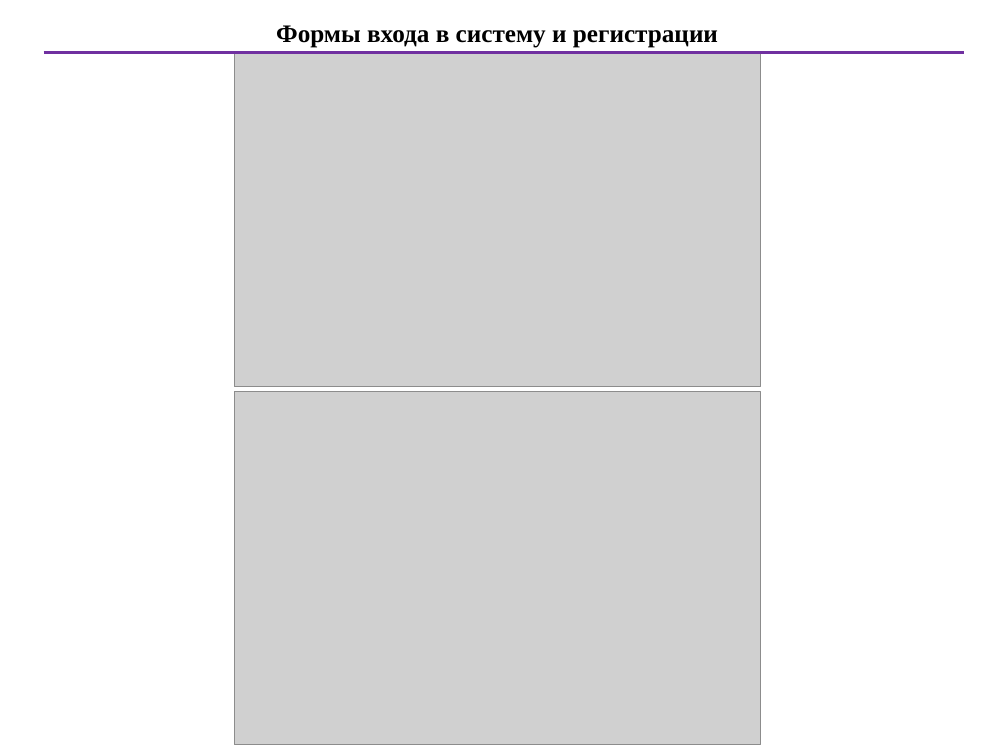
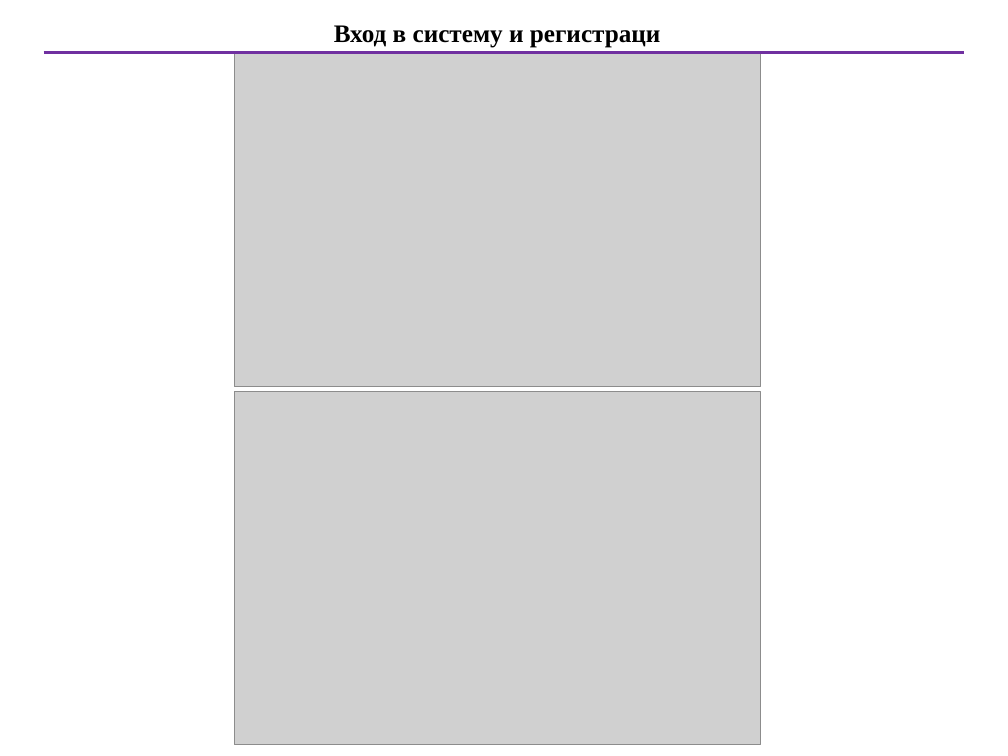
Before and after one commit to RuslanRinatovich/DiscretAppFinal, a slide deck: slide 8 of Презентация и речь/Презентация 2.1.pptx. Drawn at 1008x756 pixels with LibreOffice and Linux fonts; fonts in the diff are those of the drawing; grey boxes stand for pictures. Boxes give left, top, right and bottom in pixels: in the first picture for what was removed or moved away, otherwise in the second. Text is boxed around its words. In the diff, an @@ line names an element or a change of style, - is before the commit and + after.

```diff
--- a/Презентация и речь/Презентация 2.1.pptx
+++ b/Презентация и речь/Презентация 2.1.pptx
@@ text at box(334, 25, 661, 48): text changed @@
-Формы входа в систему и регистрации
+Вход в систему и регистраци
```
Also in this commit, not shown: 12 other slides changed, 29 other files.
